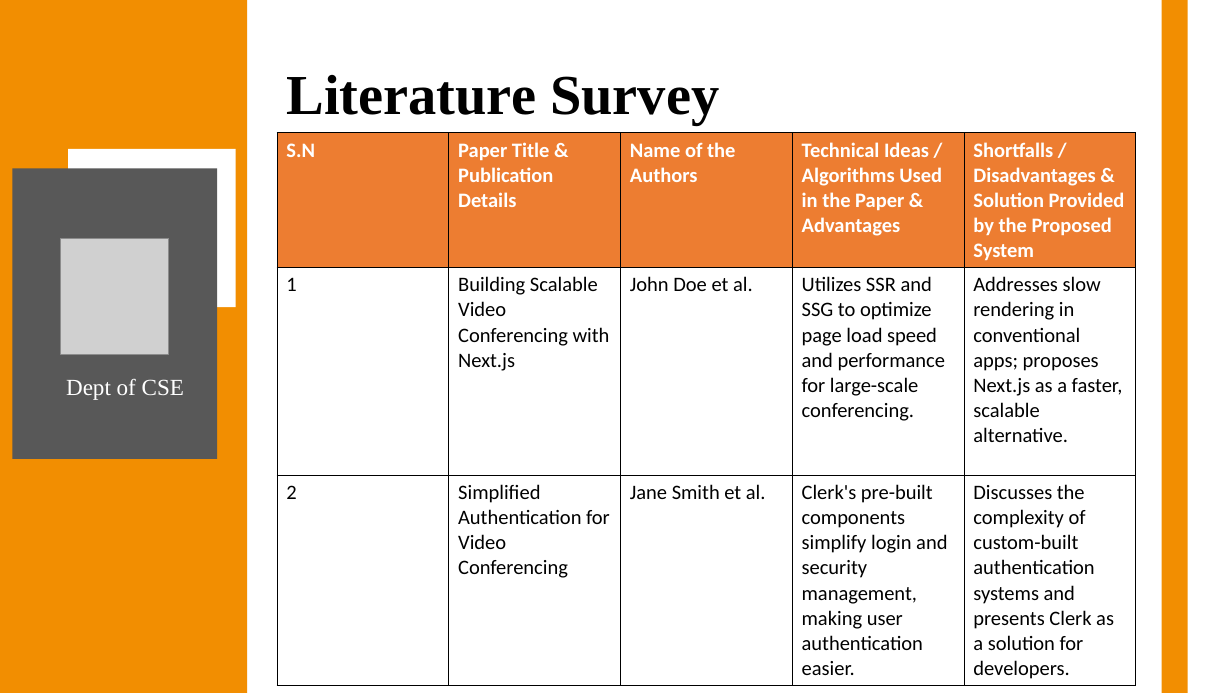
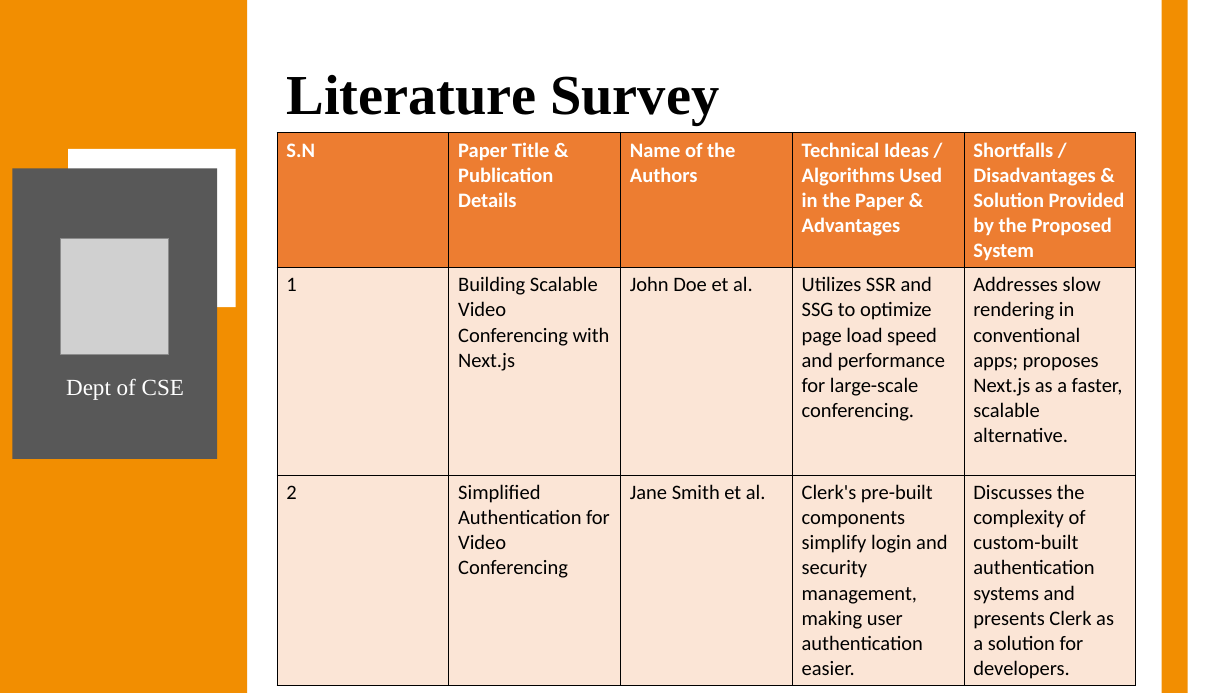
Before and after one commit to Anish202020/7th-Semester, a slide deck: slide 4 of Report & PPT/Project Work/Ppt/Callify Synopsis.pptx. Drawn at 1232x693 pixels with LibreOffice and Linux fonts; fonts in the diff are those of the drawing; grey boxes stand for pictures. Boxes give left, top, right and bottom in pixels: in the first picture for what was removed or moved away, otherwise in the second. Text is boxed around its words. In the diff, an @@ line names an element or a change of style, - is before the commit and + after.

```diff
--- a/Report & PPT/Project Work/Ppt/Callify Synopsis.pptx
+++ b/Report & PPT/Project Work/Ppt/Callify Synopsis.pptx
@@ table at [277,133,1137,683] @@
@@ fill none to #FBE5D6 in 10 cells @@
```
Also in this commit, not shown: 5 other slides changed.
